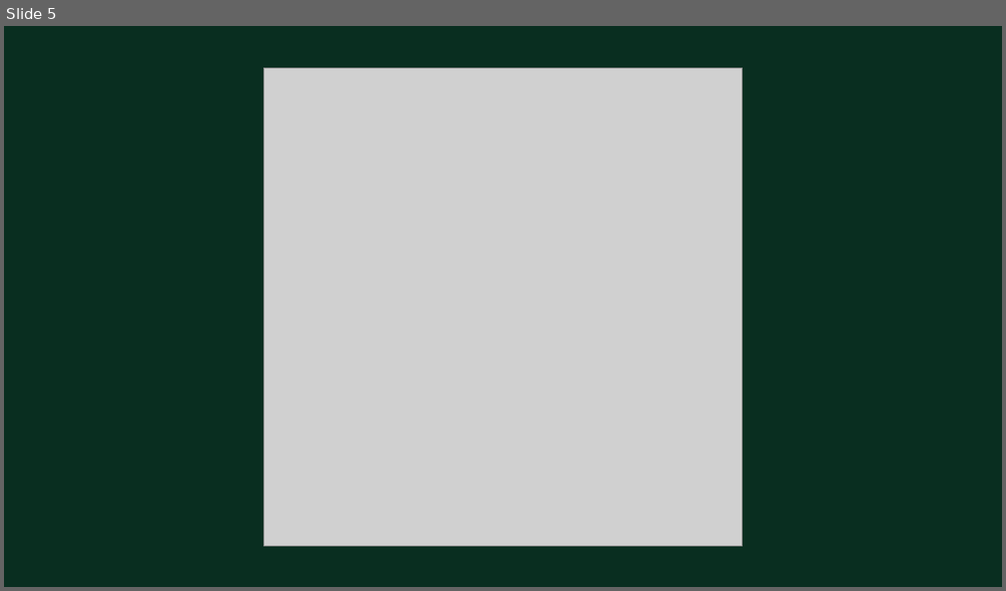
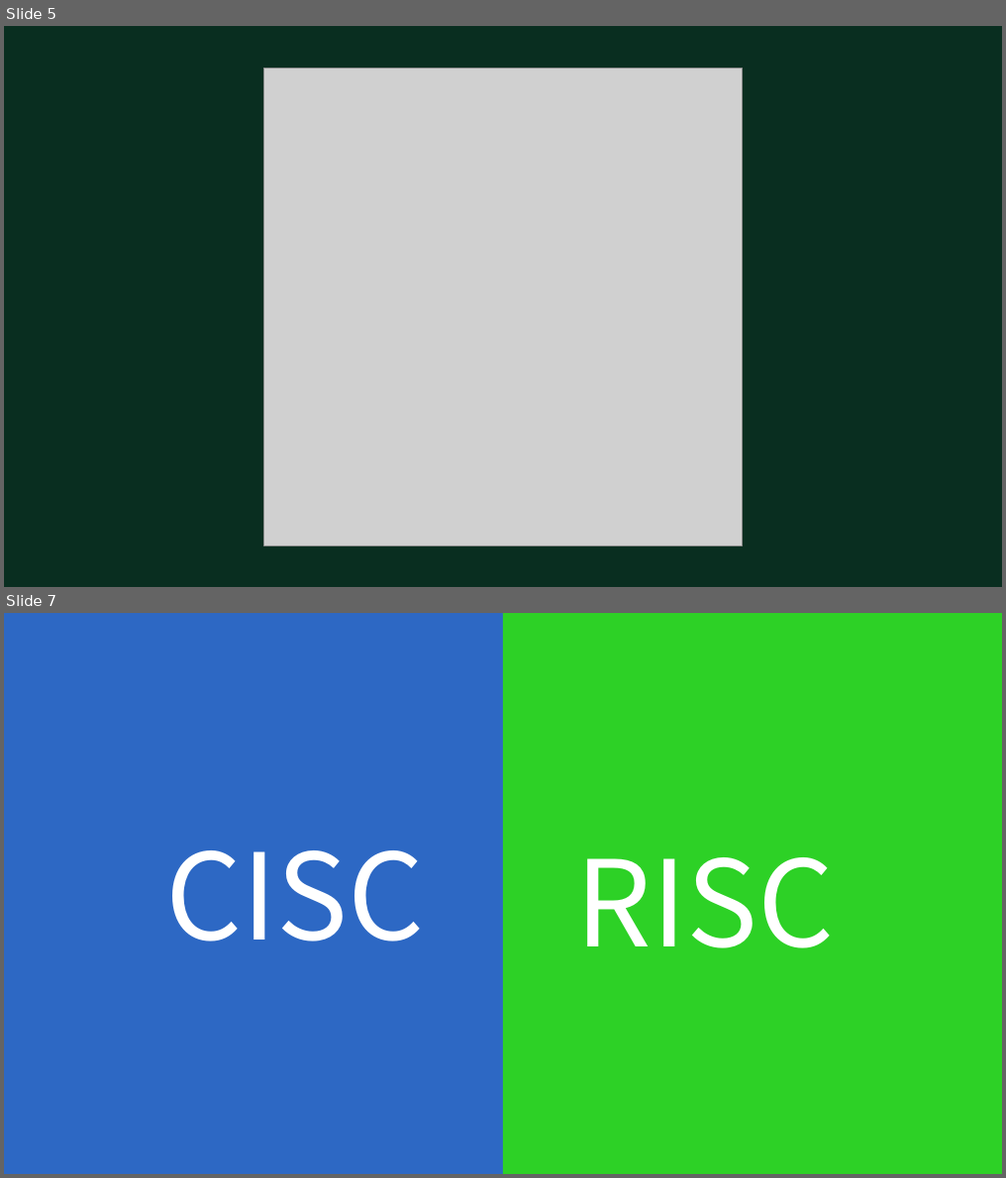
Before and after one commit to KoEonYack/Tistory-Coveant, a slide deck: Article/섬네일공장/새 Microsoft PowerPoint 프레젠테이션.pptx. Shown one above the other, each under a label of ours: slide 5 before the commit, slides 5 and 7 after it; the slides between them are not shown. The pictures are 1006x591 and 1006x1178 pixels, drawn with LibreOffice and Linux fonts; fonts in the diff are those of the drawing; grey boxes stand for pictures. Boxes give left, top, right and bottom in pixels: in the first picture for what was removed or moved away, otherwise in the second. Text is boxed around its words. In the diff, an @@ line names an element or a change of style, - is before the commit and + after.

```diff
--- a/Article/섬네일공장/새 Microsoft PowerPoint 프레젠테이션.pptx
+++ b/Article/섬네일공장/새 Microsoft PowerPoint 프레젠테이션.pptx
@@ slide 7 added at bbox=[4, 613, 1002, 1174], background #FFFFFF @@
@@ rectangle added at bbox=[4, 613, 503, 1174], fill #2D68C4 @@
@@ rectangle added at bbox=[503, 613, 1002, 1174], fill #2DD126 @@
@@ text added at bbox=[165, 851, 424, 942], 115 pt, text #FFFFFF @@
+CISC
@@ text added at bbox=[576, 858, 835, 949], 115 pt, text #FFFFFF @@
+RISC
```
Also in this commit, not shown: 1 other slide added, 11 other files.
